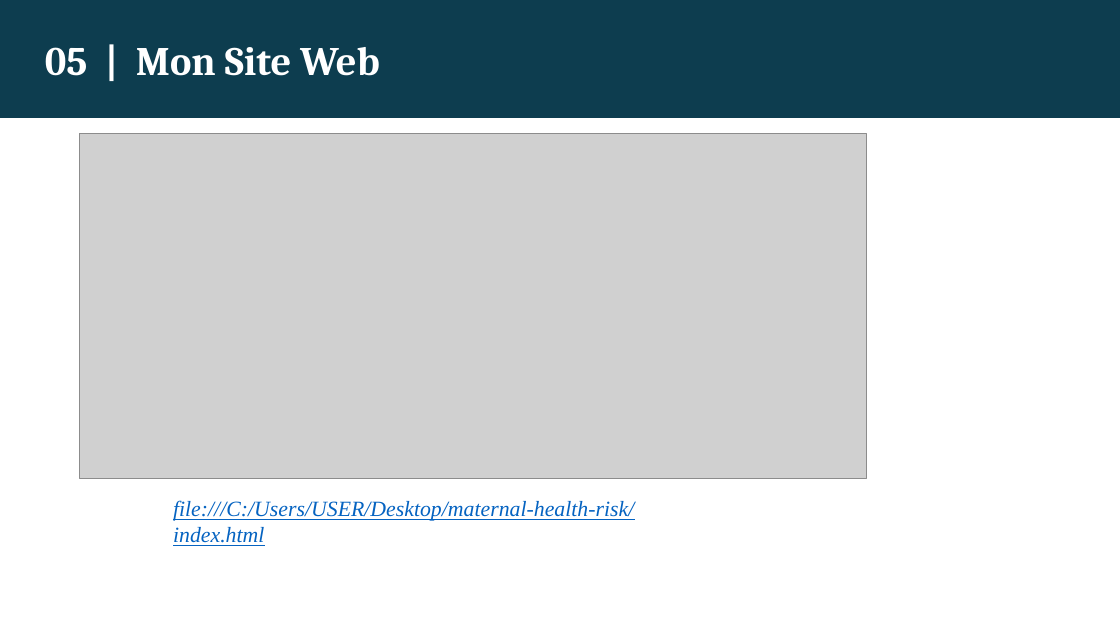
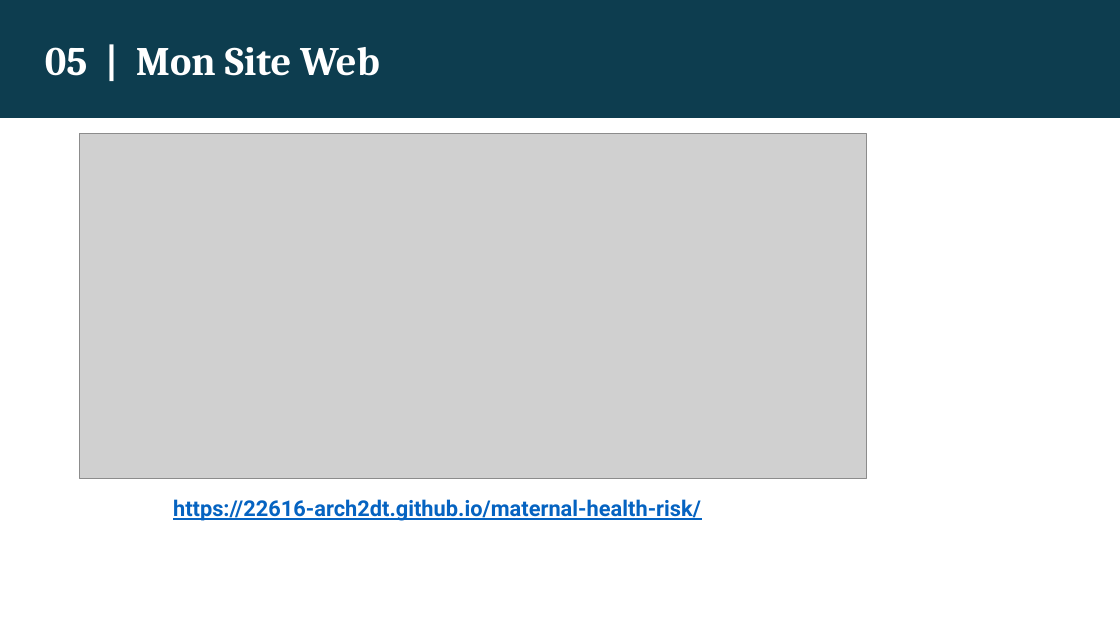
Before and after one commit to 22616-arch2DT/maternal-health-risk, a slide deck: slide 12 of Sante_Maternelle.pptx. Drawn at 1120x630 pixels with LibreOffice and Linux fonts; fonts in the diff are those of the drawing; grey boxes stand for pictures. Boxes give left, top, right and bottom in pixels: in the first picture for what was removed or moved away, otherwise in the second. Text is boxed around its words. In the diff, an @@ line names an element or a change of style, - is before the commit and + after.

Commit message:
secon

```diff
--- a/Sante_Maternelle.pptx
+++ b/Sante_Maternelle.pptx
@@ text at (173,499,701,521): text changed; font Times New Roman to Roboto; bold on; italic off @@
-file:///C:/Users/USER/Desktop/maternal-health-risk/index.html
+https://22616-arch2dt.github.io/maternal-health-risk/
```
